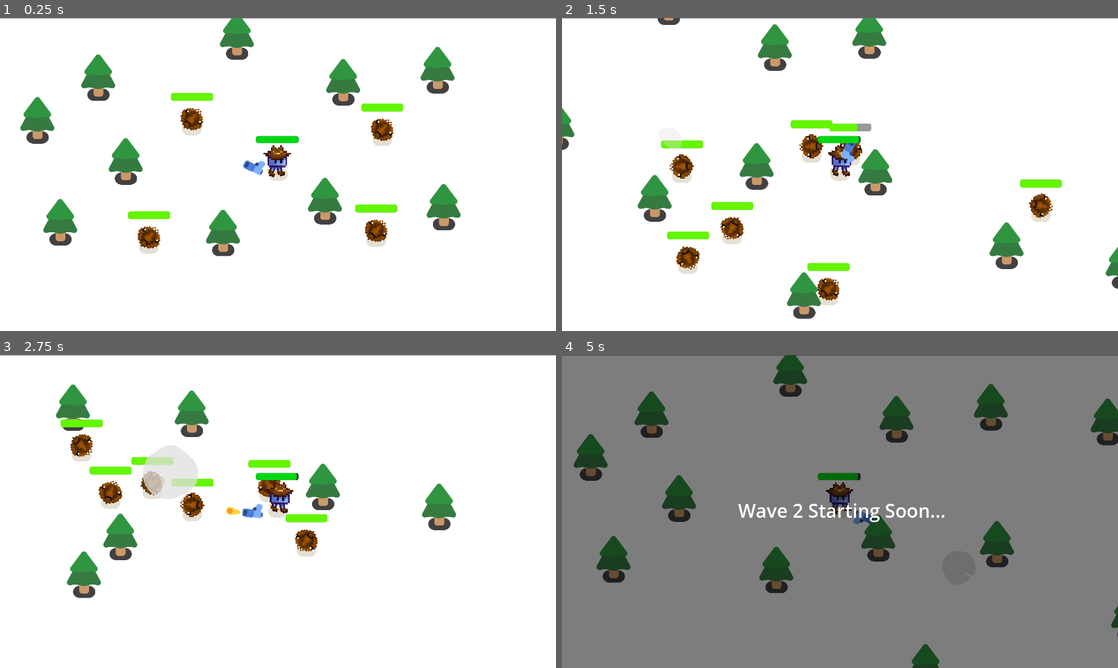
Above: before the commit, frames 1-4 (two rows, left to right).
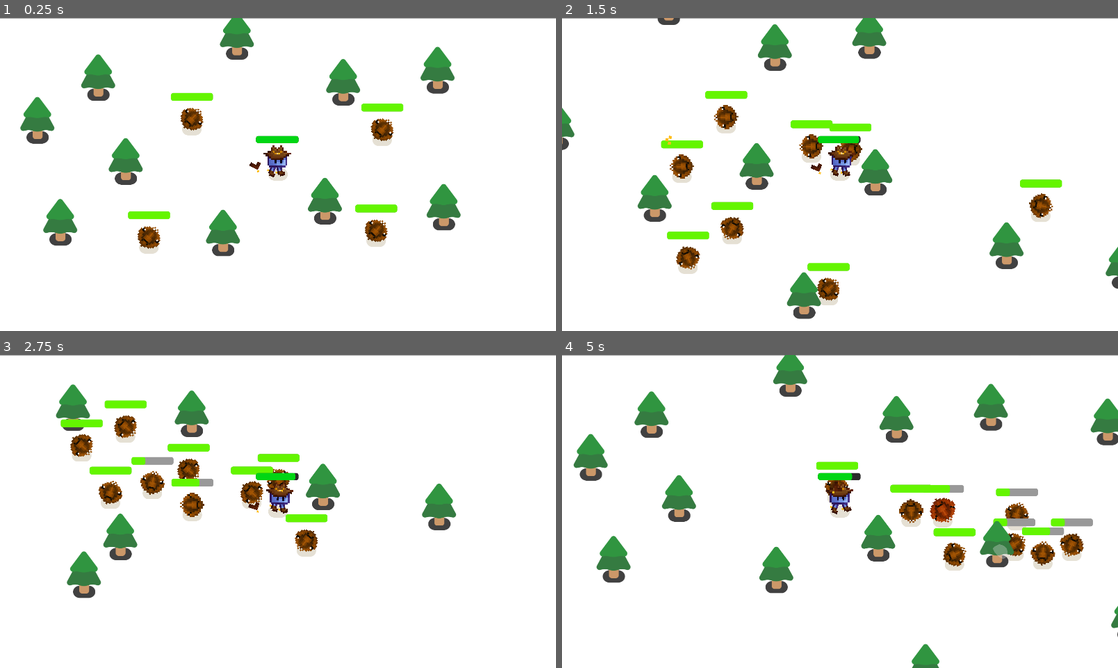
Above: after the commit, the same moments.

Repository: Jarah-Marshall/first_game
Game: Godot game, scene res://survivors_game.tscn
The game is run twice, just before and just after one commit, with the same random seed, the same clock (stepped at 60 frames per second) and the same inputs.
Inputs:
- Up to frame 1 (0.25 s): no input
- Up to frame 2 (1.5 s): hold D (move_right) 0.53-1.28 s; hold S (move_down) from 1.28 s (still down)
- Up to frame 3 (2.75 s): release S (move_down) at 2.03 s; hold D (move_right) from 2.03 s (still down)
- Up to frame 4 (5 s): release D (move_right) at 2.78 s; hold W (move_up) 2.78-3.53 s; hold A (move_left) from 3.53 s (still down)

The runs differ from the first frame. In frame 1, 0.1% of the frame differs, in the area x 43-48%, y 45-51%; in frame 2, 0.8%; in frame 3, 2.6%; in frame 4, 100%, in the area x 0-100%, y 0-100%.

Commit message:
Replaced gun and bullet/missle assets

Diff:
--- a/bullet.tscn
+++ b/bullet.tscn
@@ -1,7 +1,7 @@
 [gd_scene format=3 uid="uid://b5ixw66oaedki"]
 
 [ext_resource type="Script" uid="uid://cfjvwhypwf5h5" path="res://bullet.gd" id="1_v8qja"]
-[ext_resource type="Texture2D" uid="uid://bd4rrqj72amnx" path="res://pistol/projectile.png" id="2_t4vbm"]
+[ext_resource type="Texture2D" uid="uid://ccsrh6r444pe4" path="res://pistol/pixel_bullet.png" id="2_v8qja"]
 
 [sub_resource type="CircleShape2D" id="CircleShape2D_tx3ma"]
 radius = 18.0
@@ -14,8 +14,11 @@
 script = ExtResource("1_v8qja")
 
 [node name="Projectile" type="Sprite2D" parent="." unique_id=327181440]
-position = Vector2(-11, -1)
-texture = ExtResource("2_t4vbm")
+texture_filter = 1
+position = Vector2(8.027548, -9.9779)
+scale = Vector2(10.002094, 10.002094)
+texture = ExtResource("2_v8qja")
+flip_h = true
 
 [node name="CollisionShape2D" type="CollisionShape2D" parent="." unique_id=1191897874]
 shape = SubResource("CircleShape2D_tx3ma")
--- a/gun.tscn
+++ b/gun.tscn
@@ -1,7 +1,7 @@
 [gd_scene format=3 uid="uid://du5i8r7jdycua"]
 
 [ext_resource type="Script" uid="uid://bpyfw0mh6bsnv" path="res://gun.gd" id="1_dk5gl"]
-[ext_resource type="Texture2D" uid="uid://coon1w77o334i" path="res://pistol/pistol.png" id="1_vk1bi"]
+[ext_resource type="Texture2D" uid="uid://bds622fnuphit" path="res://pistol/cowboy_pistol.png" id="2_kw0bs"]
 [ext_resource type="AudioStream" uid="uid://bidvi0omsyao5" path="res://Attack.wav" id="3_kw0bs"]
 
 [sub_resource type="CircleShape2D" id="CircleShape2D_tx3ma"]
@@ -19,9 +19,12 @@
 rotation = -0.030518435
 
 [node name="Pistol" type="Sprite2D" parent="WeaponPivot" unique_id=273952554]
+texture_filter = 1
 position = Vector2(86.234566, -6.3716307)
 rotation = 0.033850435
-texture = ExtResource("1_vk1bi")
+scale = Vector2(6.567, 6.567)
+texture = ExtResource("2_kw0bs")
+flip_h = true
 
 [node name="ShootingPoint" type="Marker2D" parent="WeaponPivot/Pistol" unique_id=573321738]
 unique_name_in_owner = true
--- a/missle.tscn
+++ b/missle.tscn
@@ -1,7 +1,7 @@
 [gd_scene format=3 uid="uid://cghf3vygyvv2q"]
 
 [ext_resource type="Script" uid="uid://k0bvfd7oncki" path="res://missle.gd" id="1_80cqr"]
-[ext_resource type="Texture2D" uid="uid://dolhmqjpblfpv" path="res://pistol/muzzle_flash/muzzle_flash.png" id="1_qpfid"]
+[ext_resource type="Texture2D" uid="uid://dr7qh71ei62kx" path="res://pistol/bullet_missle.png" id="2_80cqr"]
 
 [sub_resource type="CircleShape2D" id="CircleShape2D_tx3ma"]
 radius = 39.0
@@ -13,10 +13,11 @@
 script = ExtResource("1_80cqr")
 
 [node name="MuzzleFlash" type="Sprite2D" parent="." unique_id=1242895216]
-position = Vector2(-12.91335, -1.0003523)
+texture_filter = 1
+position = Vector2(12.999998, 10.000004)
 rotation = 3.1375213
-scale = Vector2(3.1774864, 2.3735082)
-texture = ExtResource("1_qpfid")
+scale = Vector2(12.589958, 12.589958)
+texture = ExtResource("2_80cqr")
 
 [node name="CollisionShape2D" type="CollisionShape2D" parent="." unique_id=451787494]
 top_level = true
Binary file added: pistol/bullet_missle.png
Not shown, added: pistol/bullet_missle.png.import
Binary file added: pistol/cowboy_pistol.png
Not shown, added: pistol/cowboy_pistol.png.import
Binary file added: pistol/pixel_bullet.png
Not shown, added: pistol/pixel_bullet.png.import
